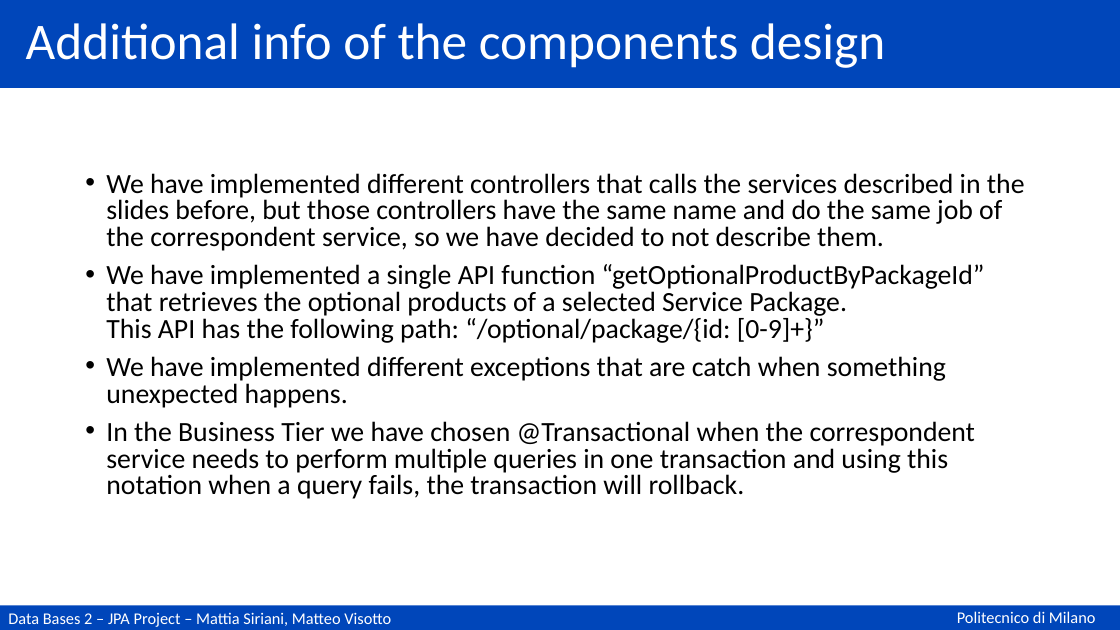
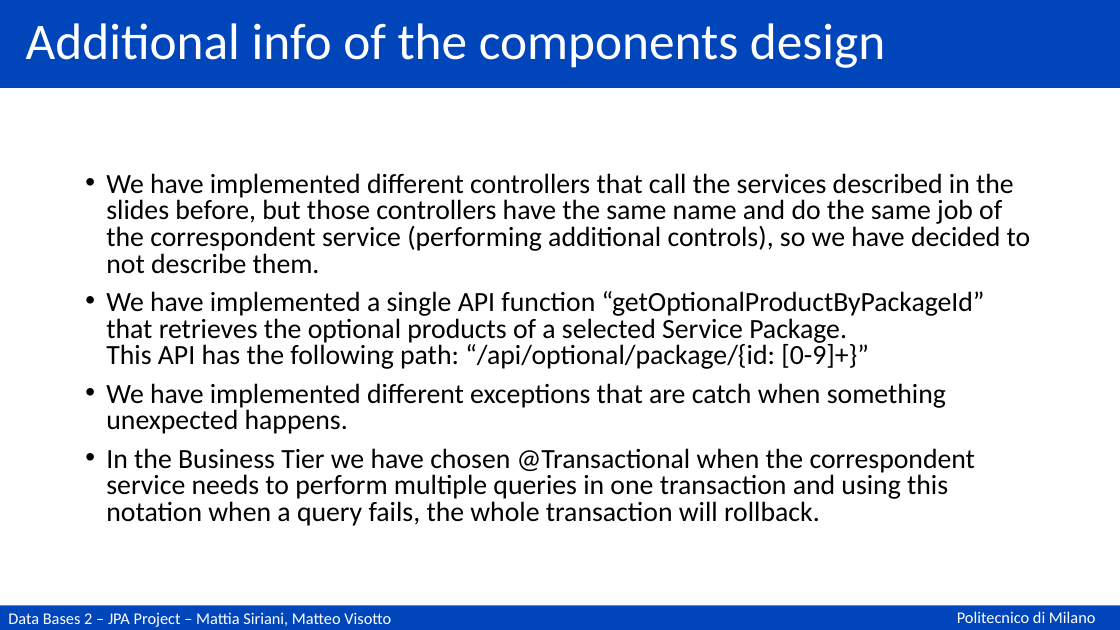
Before and after one commit to matteovisotto/DB2-SirianiVisotto, a slide deck: slide 107 of Documentation.pptx. Drawn at 1120x630 pixels with LibreOffice and Linux fonts; fonts in the diff are those of the drawing. Boxes give left, top, right and bottom in pixels: in the first picture for what was removed or moved away, otherwise in the second. Text is boxed around its words. In the diff, an @@ line names an element or a change of style, - is before the commit and + after.

```diff
--- a/Documentation.pptx
+++ b/Documentation.pptx
@@ text at (106, 173, 1031, 369): text changed @@
-• We have implemented different controllers that calls the services described in the slides before, but those controllers have the same name and do the same job of the correspondent service, so we have decided to not describe them.
-• We have implemented a single API function “getOptionalProductByPackageId” that retrieves the optional products of a selected Service Package.
-  This API has the following path: “/optional/package/{id: [0-9]+}”
+• We have implemented different controllers that call the services described in the slides before, but those controllers have the same name and do the same job of the correspondent service (performing additional controls), so we have decided to not describe them.
+• We have implemented a single API function “getOptionalProductByPackageId” that retrieves the optional products of a selected Service Package.
+  This API has the following path: “/api/optional/package/{id: [0-9]+}”
@@ text at (106, 448, 975, 526): text changed @@
-• In the Business Tier we have chosen @Transactional when the correspondent service needs to perform multiple queries in one transaction and using this notation when a query fails, the transaction will rollback.
+• In the Business Tier we have chosen @Transactional when the correspondent service needs to perform multiple queries in one transaction and using this notation when a query fails, the whole transaction will rollback.
```
Also in this commit, not shown: 11 other slides changed, 3 other files.
